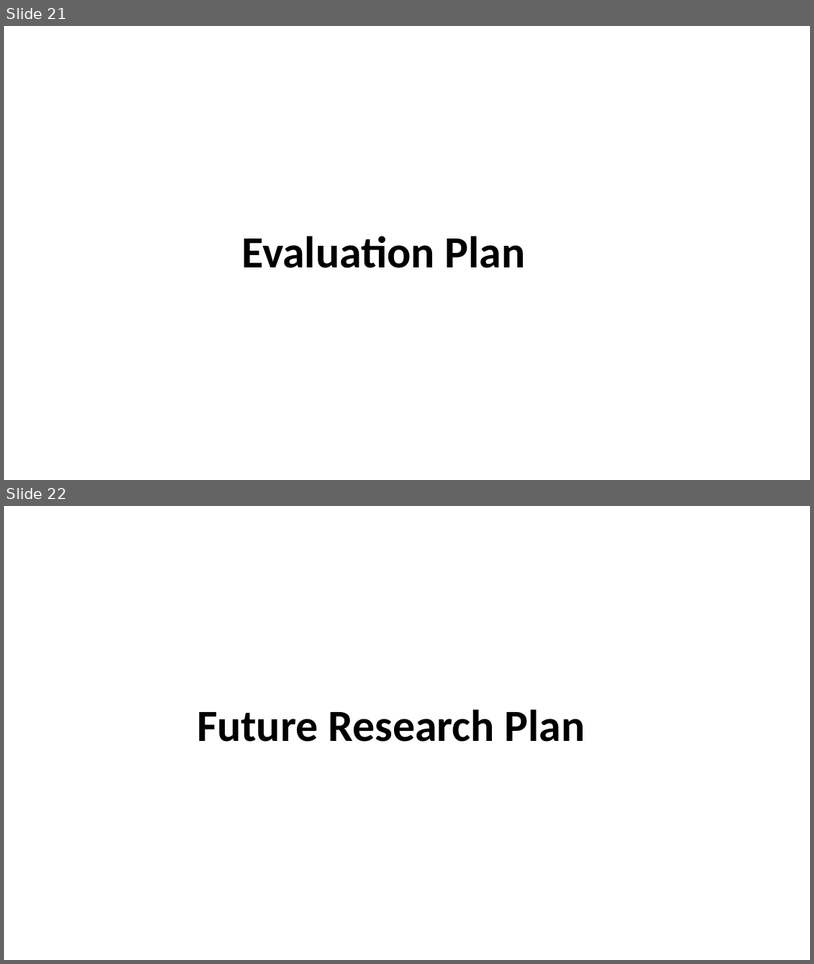
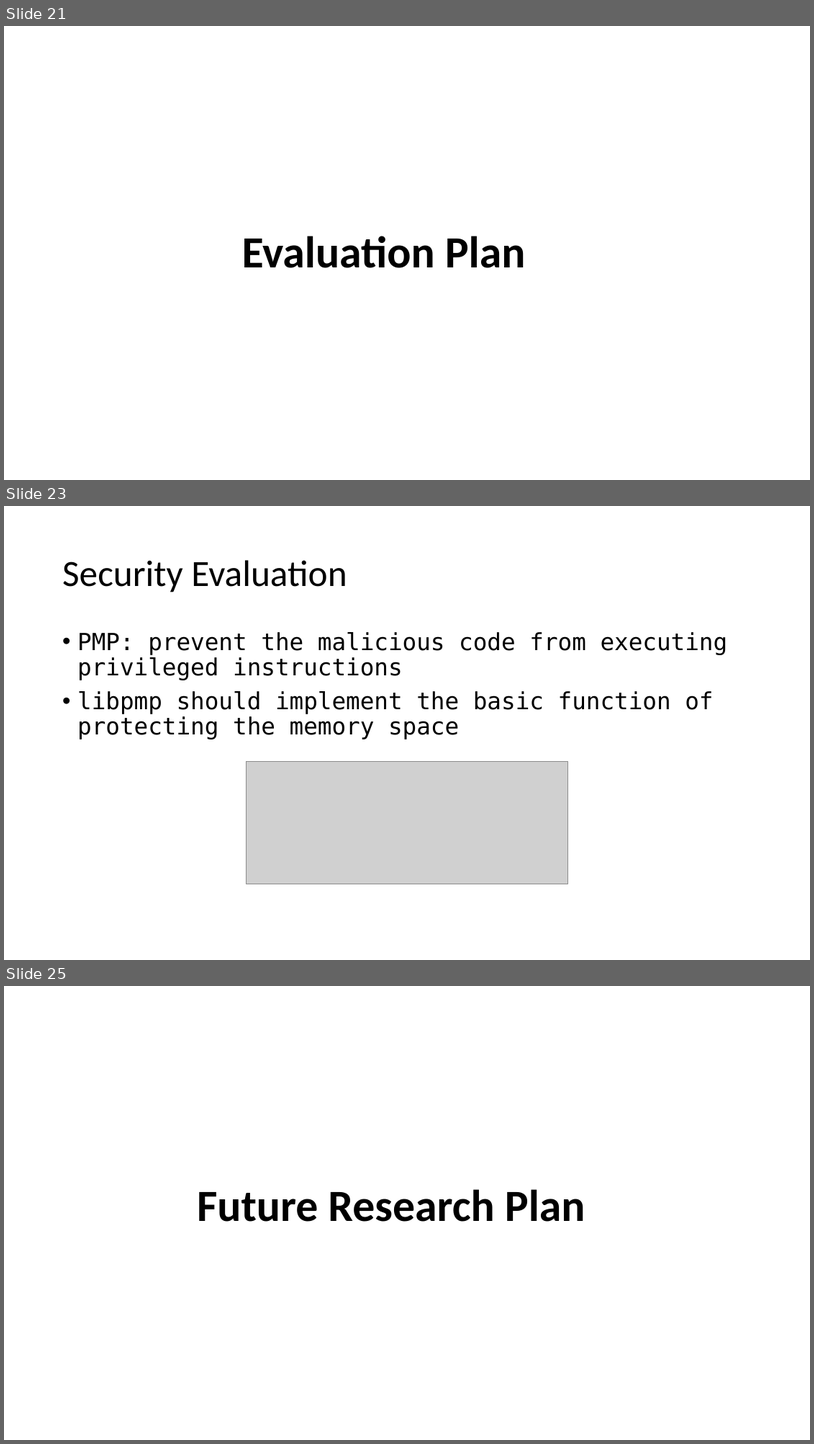
Before and after one commit to LiGaOg/libpmp, a slide deck: proposal.pptx. Shown one above the other, each under a label of ours: slides 21 and 22 before the commit, slides 21, 23 and 25 after it; the slides between them are not shown. The pictures are 814x964 and 814x1444 pixels, drawn with LibreOffice and Linux fonts; fonts in the diff are those of the drawing; grey boxes stand for pictures. Boxes give left, top, right and bottom in pixels: in the first picture for what was removed or moved away, otherwise in the second. Text is boxed around its words. In the diff, an @@ line names an element or a change of style, - is before the commit and + after.

Commit message:
Add evaluation plan

```diff
--- a/proposal.pptx
+++ b/proposal.pptx
@@ slide 23 added at <box>4,506,810,960</box>, background #FFFFFF @@
@@ title added at <box>62,560,347,592</box>, 44 pt, text #000000 @@
+Security Evaluation
@@ text added at <box>77,632,728,739</box>, 28 pt, text #000000 @@
+• PMP: prevent the malicious code from executing privileged instructions
+• libpmp should implement the basic function of protecting the memory space
@@ picture added at <box>247,762,568,883</box> @@
@@ what was slide 22 is now slide 25 @@
```
Also in this commit, not shown: 2 slides changed, 2 other slides added.
